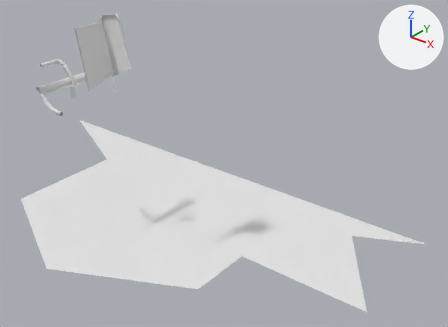
One commit to the OBJ model DarkChaos-Dev/gameitems/Primitive.LM_L_LPC5_Parts.obj: the scene before it, then after it.
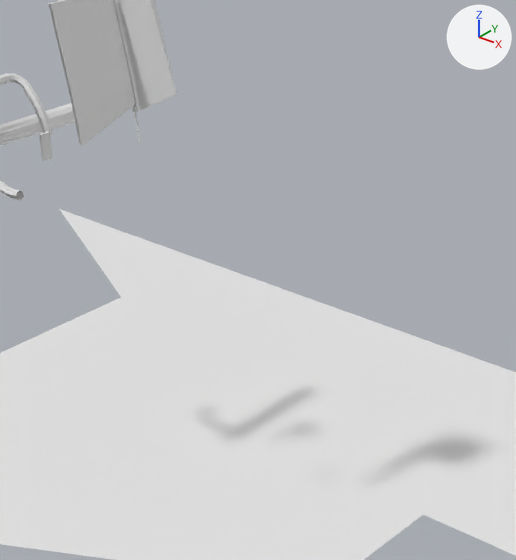
Old and new are each drawn whole from a 50 mm camera at (778.0, -706.0, -468.0) aimed at (146.0, 84.0, -958.0) and again close up on the part from 12% to 63% of the width and 8% to 85% of the height. Lighting does not change. The marker at upper right points along +X, +Y and +Z. Where no turn or scale is listed for an object, it has been applied to the vertices. Vertices at the same position are counted once.

Script lines for the objects in view, before the commit:
```python
me_lm_l_lpc5_parts = bpy.data.meshes.new('LM_L_LPC5_Parts')
me_lm_l_lpc5_parts.from_pydata(...)  # 340 vertices, 524 faces; spans x -477.0..477.0, y -214.0..250.0, z -1087.0..-666.0
# before: 272 (-239.0, 250.0, -1081.0) at pixel (202, 259), 273 (-119.0, 192.0, -1081.0) at pixel (244, 309), 332 (-239.0, 134.0, -1082.0) at pixel (121, 297), 334 (-477.0, 250.0, -1081.0) at pixel (58, 208)
ob_lm_l_lpc5_parts = bpy.data.objects.new('LM_L_LPC5_Parts', me_lm_l_lpc5_parts)
ob_lm_l_lpc5_parts.location = (0.0, 0.0, 0.0)
```
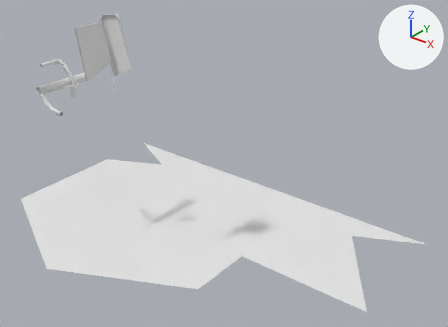
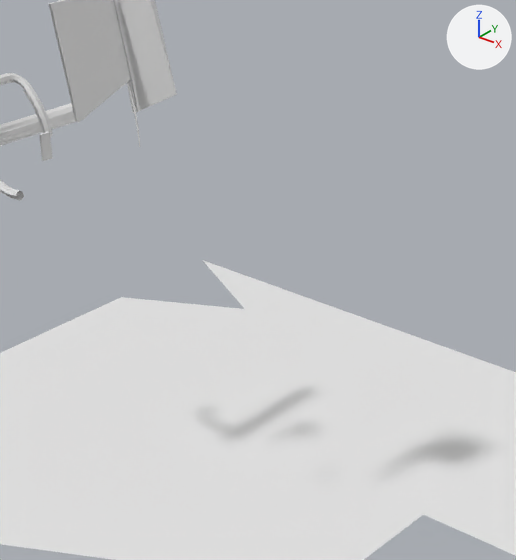
The change, as JSON lines over the scene's bpy script:
```json
{"block": "me_lm_l_lpc5_parts", "where": "# used by ob_lm_l_lpc5_parts; location = (0.0, 0.0, 0.0)"}
{"block": "me_lm_l_lpc5_parts", "where": "# verts and faces of me_lm_l_lpc5_parts; kept vertices keep their numbers, new ones are numbered from 340"}
{"op": "remove", "block": "me_lm_l_lpc5_parts", "code": "me_lm_l_lpc5_parts.from_pydata(...)  # 340 vertices, 524 faces; spans x -477.0..477.0, y -214.0..250.0, z -1087.0..-666.0"}
{"op": "add", "block": "me_lm_l_lpc5_parts", "code": "me_lm_l_lpc5_parts.from_pydata(...)  # 328 vertices, 506 faces; spans x -239.0..477.0, y -214.0..250.0, z -1087.0..-666.0"}
{"block": "me_lm_l_lpc5_parts", "change": "me_lm_l_lpc5_parts part 1"}
{"block": "me_lm_l_lpc5_parts", "change": "11 vertices are removed from x 71.0..78.0, y -149.0..-99.0, z -773.0..-741.0"}
{"block": "me_lm_l_lpc5_parts", "change": "16 faces are deleted"}
{"block": "me_lm_l_lpc5_parts", "change": "me_lm_l_lpc5_parts part 2"}
{"op": "add", "block": "me_lm_l_lpc5_parts", "code": "delete_vertices([334])  # with the faces that use them"}
{"op": "add", "block": "me_lm_l_lpc5_parts", "code": "delete_faces([(272, 332, 273)])"}
```

Location of each change, [x1, y1, x2, y2] in pixels of the close-ups (516 x 560 px):
```json
{"part": 1, "of": "me_lm_l_lpc5_parts", "change": "deleted", "before": [76, 80, 135, 146]}
{"part": 2, "of": "me_lm_l_lpc5_parts", "change": "deleted", "before": [59, 209, 244, 309]}
```
